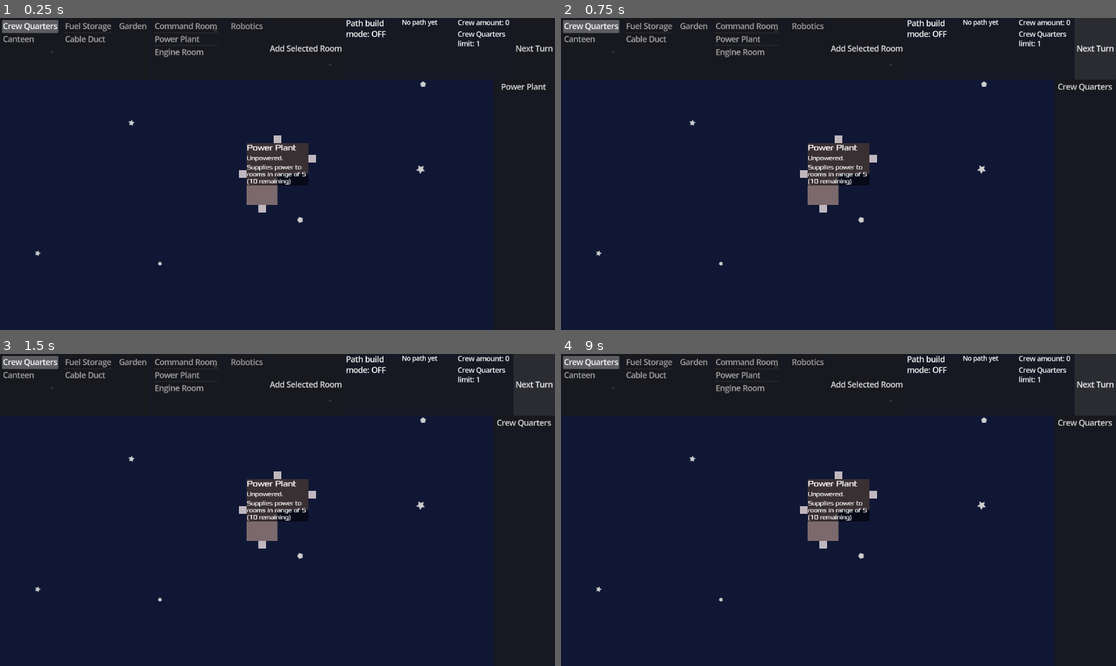
Above: before the commit, frames 1-4 (two rows, left to right).
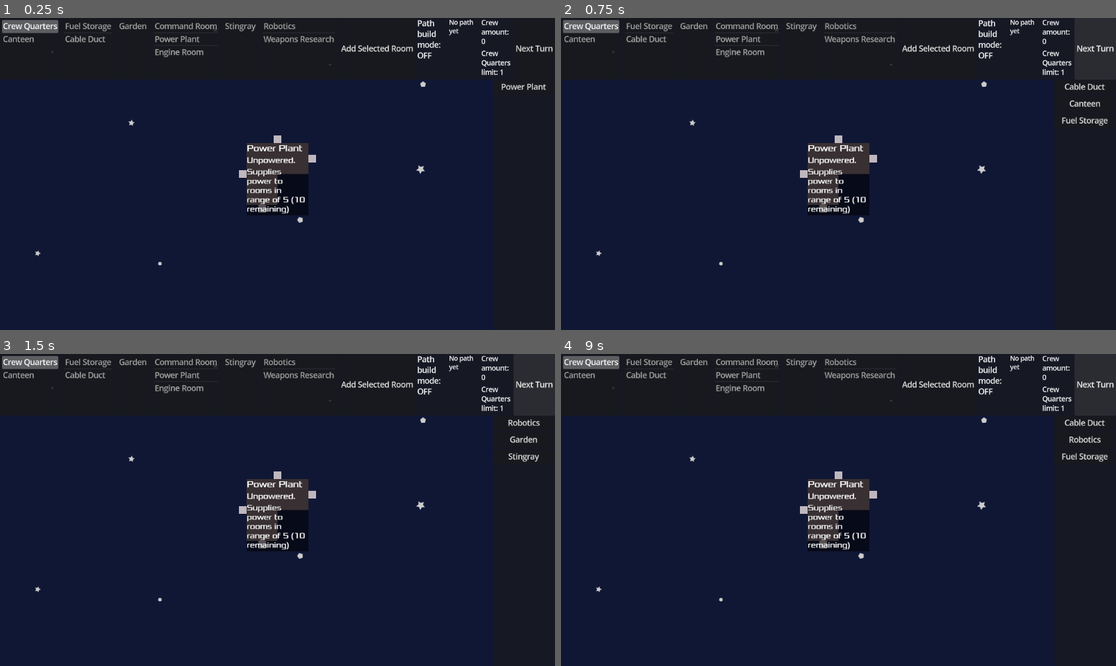
Above: after the commit, the same moments.

Repository: juhanikat/mothership
Game: Godot game, scene res://scenes/main.tscn
Two runs of this game, one before a commit and one after it. Both use one fixed random seed, a clock stepped at 60 frames per second and the inputs below.
Inputs:
- Up to frame 1 (0.25 s): no input
- Up to frame 2 (0.75 s): click "Next Turn" at 0.5 s
- Up to frame 3 (1.5 s): click "Next Turn" at 1.25 s
- Up to frame 4 (9 s): click "Crew Quarters" (after the commit: "Stingray") at 2 s; click "Add Selected Room" at 2.75 s; click "Crew Quarters" (after the commit: "Robotics") at 3.5 s; click "Crew Quarters" (after the commit: "Garden") at 4.25 s; click "Add Selected Room" at 5 s; click "Crew Quarters" (after the commit: "Robotics") at 5.75 s; click "Crew Quarters" (after the commit: "Garden") at 6.5 s; click "Crew Quarters" (after the commit: "Stingray") at 7.25 s; click "Add Selected Room" at 8 s; click "Next Turn" at 8.75 s

The runs differ from the first frame. In frame 1, 3.1% of the frame differs, in the area x 40-92%, y 0-64%; in frame 2, 3.4%; in frame 3, 3.3%; in frame 4, 3.4%, in the area x 40-100%, y 0-64%.

Commit message:
add navigation region for entire map with holes for rooms

Diff:
--- a/RoomData.gd
+++ b/RoomData.gd
@@ -2,10 +2,13 @@
 class_name RoomData
 
 
+enum RoomShape {LShape, SmallSquareShape, BigSquareShape, LongHallwayShape}
+enum RoomType {
+	COMMAND_ROOM, POWER_PLANT, ENGINE_ROOM, FUEL_STORAGE, CREW_QUARTERS,
+	CANTEEN, GARDEN, ROBOTICS, WEAPONS_RESEARCH, STINGRAY, CABLE_DUCT
+}
+enum RoomCategory {CREW_ROOM, MAINTENANCE_ROOM, RESEARCH_ROOM, COMBAT_ROOM, LUXURY_ROOM, SPECIAL_ROOM}
 
-enum RoomShape {LShape, SmallSquareShape, BigSquareShape, LongHallwayShape}
-enum RoomType {COMMAND_ROOM, POWER_PLANT, ENGINE_ROOM, FUEL_STORAGE, CREW_QUARTERS, CANTEEN, GARDEN, ROBOTICS, CABLE_DUCT}
-enum RoomCategory {CREW_ROOM, MAINTENANCE_ROOM, RESEARCH_ROOM, COMBAT_ROOM, LUXURY_ROOM, SPECIAL_ROOM}
 
 const room_colors = {
 	RoomCategory.CREW_ROOM: Color(0.212, 0.561, 0.812),
@@ -14,6 +17,34 @@
 	RoomCategory.COMBAT_ROOM: Color(0.681, 0.257, 0.219),
 	RoomCategory.LUXURY_ROOM: Color(0.394, 0.834, 0.113),
 	RoomCategory.SPECIAL_ROOM: Color(0.904, 0.741, 0.651)
+	}
+
+
+## Maps the shape of a room to the top left corner of the room the info should be.
+const room_info_pos = {
+	RoomShape.LShape: Vector2(-64, -64),
+	RoomShape.SmallSquareShape: Vector2(-32, -32),
+	RoomShape.BigSquareShape: Vector2(-64, -64),
+	RoomShape.LongHallwayShape: Vector2(-192, -32)
+}
+
+
+## Maps a RoomShape to an Array containing the locations of its connectors.
+## NOTE: Add some offset to these so the rooms are not adjacent when snapped,
+## otherwise room area detection does not work!
+const room_connectors = {
+	RoomShape.LShape: [Vector2(0, -72), Vector2(72, -32), Vector2(-32, 72), Vector2(-72, 0)],
+	RoomShape.SmallSquareShape: [Vector2(0, -40),Vector2(40, 0), Vector2(0, 40), Vector2(-40, 0)],
+	RoomShape.BigSquareShape: [Vector2(0, -72), Vector2(72, 0), Vector2(0, 72), Vector2(-72, 0)],
+	RoomShape.LongHallwayShape: [Vector2(-200, 0), Vector2(200, 0)]
+}
+
+# Contains the positions of Area2Ds which are used as the direction a room faces.
+# These are in clockwise order: (up, right, down left).
+# For example, a turret might have its facing value set to "up", in which case
+# the first vector value is used.
+const room_facing_boxes = {
+	RoomShape.SmallSquareShape: [Vector2(0, -24),Vector2(24, 0), Vector2(0, 24), Vector2(-24, 0)]
 	}
 
 
@@ -27,8 +58,11 @@
 	RoomType.CANTEEN: _canteen_data,
 	RoomType.GARDEN: _garden_data,
 	RoomType.ROBOTICS: _robotics_data,
+	RoomType.WEAPONS_RESEARCH: _weapons_research_data,
 	RoomType.CABLE_DUCT: _cable_duct_data,
+	RoomType.STINGRAY: _stingray_data
 }
+
 
 ## TODO: Use classes instead of dicts here to get autocomplete?
 const _command_room_data: Dictionary[String, Variant] = {
@@ -96,7 +130,8 @@
 	"room_desc": "Raises your crew quarter limit by 2.",
 	"room_category": RoomCategory.LUXURY_ROOM,
 	"power_usage": 0,
-	"crew_quarters_limit_increase": 2
+	"crew_quarters_limit_increase": 2,
+	"always_activated": true
 }
 
 const _robotics_data: Dictionary[String, Variant] = {
@@ -107,20 +142,19 @@
 	"power_usage": 1
 }
 
-## Maps the shape of a room to the top left corner of the room the info should be.
-const room_info_pos = {
-	RoomShape.LShape: Vector2(-64, -64),
-	RoomShape.SmallSquareShape: Vector2(-32, -32),
-	RoomShape.BigSquareShape: Vector2(-64, -64),
-	RoomShape.LongHallwayShape: Vector2(-192, -32)
+const _weapons_research_data: Dictionary[String, Variant] = {
+	"room_name": "Weapons Research",
+	"room_shape": RoomShape.LShape,
+	"room_desc": "Unlocks new combat rooms.",
+	"room_category": RoomCategory.RESEARCH_ROOM,
+	"power_usage": 1
 }
 
-## Maps a RoomShape to an Array containing the locations of its connectors.
-## NOTE: Add some offset to these so the rooms are not adjacent when snapped,
-## otherwise room area detection does not work!
-const room_connectors = {
-	RoomShape.LShape: [Vector2(0, -72), Vector2(72, -32), Vector2(-32, 72), Vector2(-72, 0)],
-	RoomShape.SmallSquareShape: [Vector2(0, -40),Vector2(40, 0), Vector2(0, 40), Vector2(-40, 0)],
-	RoomShape.BigSquareShape: [Vector2(0, -72), Vector2(72, 0), Vector2(0, 72), Vector2(-72, 0)],
-	RoomShape.LongHallwayShape: [Vector2(-200, 0), Vector2(200, 0)]
+const _stingray_data: Dictionary[String, Variant] = {
+	"room_name": "Stingray",
+	"room_shape": RoomShape.SmallSquareShape,
+	"room_desc": "Weapon. Shoots 1 column in front.",
+	"room_category": RoomCategory.COMBAT_ROOM,
+	"power_usage": 1,
+	"facing": "up"
 }
--- a/captain/CaptainData.gd
+++ b/captain/CaptainData.gd
@@ -10,16 +10,21 @@
 enum StartingOrder {POWER_PLANT_ORDER, ENGINE_ROOM_ORDER, FUEL_STORAGE_ORDER, COMMAND_ROOM_ORDER}
 
 # The normal orders.
-enum Order {NEUTRAL_ORDER, CREW_ORDER}
+enum Order {NEUTRAL_ORDER, COMBAT_ORDER, CREW_ORDER}
 
 const ROOMS = RoomData.RoomType
+# If an order has a "room_category" array, then any room that is in those categories can appear.
+# Some rooms have a special key (in RoomData) that excludes them from this?
+const ROOM_CATEGORIES = RoomData.RoomCategory
 
 
 
 ## Use these in other scripts.
 const starting_orders = [_power_plant_order, _engine_room_order, _fuel_storage_order, _command_room_order]
 
-const orders = {Order.NEUTRAL_ORDER: _neutral_order}
+const orders = {Order.NEUTRAL_ORDER: _neutral_order,
+				Order.COMBAT_ORDER: _neutral_order
+				}
 
 
 
@@ -46,6 +51,20 @@
 
 const _neutral_order = {
 	"description": "The Captain has no orders for you. Choose the room you think would best fit our current situation.",
-	"rooms": [ROOMS.CREW_QUARTERS],
+	"room_categories": [
+		ROOM_CATEGORIES.CREW_ROOM,
+		ROOM_CATEGORIES.MAINTENANCE_ROOM,
+		ROOM_CATEGORIES.COMBAT_ROOM,
+		ROOM_CATEGORIES.RESEARCH_ROOM,
+		ROOM_CATEGORIES.LUXURY_ROOM
+	],
 	"choose_from": 3
 	}
+
+const _combat_order = {
+	"description": "The Captain has no orders for you. Choose the room you think would best fit our current situation.",
+	"rooms": [
+		ROOMS.CREW_QUARTERS,
+	],
+	"choose_from": 3
+	}
--- a/captain/CaptainFunctions.gd
+++ b/captain/CaptainFunctions.gd
@@ -36,14 +36,22 @@
 	var new_order: Dictionary = orders[shuffled_keys[0]].duplicate(true)
 
 	var room_data_array = []
-	for room_enum in new_order.rooms:
-		room_data_array.append(RoomData.room_data[room_enum])
+
+	if "room_categories" in new_order:
+		# if order has categories instead of specific rooms
+		for room_data_dict in RoomData.room_data.values():
+			if room_data_dict["room_category"] in new_order.room_categories:
+				room_data_array.append(room_data_dict)
+	else:
+		for room_enum in new_order.rooms:
+			room_data_array.append(RoomData.room_data[room_enum])
 
 	if "choose_from" in new_order:
 		room_data_array.shuffle()
 		room_data_array = room_data_array.slice(0, new_order["choose_from"])
 
 	new_order.erase("rooms")
+	new_order.erase("room_categories")
 	new_order["selected_rooms"] = room_data_array
 	starting_order_history.append(new_order)
 	return new_order
--- a/room/RoomConnections.gd
+++ b/room/RoomConnections.gd
@@ -112,3 +112,10 @@
 	if closest_pair:
 		return closest_pair
 	return []
+
+
+## Tries to find a path from a connector (the connector the room is facing towards) to a position outside the ship,
+## Without passing through any rooms or connectors.
+## If a path cannot be found, returns false.
+static func facing_outside(connector: Connector, destination: Vector2) -> bool:
+	return false
--- a/room/room.gd
+++ b/room/room.gd
@@ -12,6 +12,8 @@
 @export var room_area: Area2D # actual CollisionPolygon of the room
 @export var polygon: CollisionPolygon2D # actual CollisionPolygon of the room
 @export var all_room_shapes: Area2D # all possible room types are children of this node
+
+@export var facing_area: Area2D # if room data has a facing property, this area marks the side the room is facing.
 
 @onready var room_shapes: Dictionary[RoomShape, PackedVector2Array]
 @onready var main: Main = get_tree().root.get_node("Main")
@@ -75,6 +77,21 @@
 
 	# creates and shapes the NavigationRegion for the room.
 	create_navigation_region()
+
+	if "facing" in _data:
+		facing_area.show()
+		match _data.facing:
+			"up":
+				facing_area.position = RoomData.room_facing_boxes[_shape][0]
+			"right":
+				facing_area.position = RoomData.room_facing_boxes[_shape][1]
+			"down":
+				facing_area.position = RoomData.room_facing_boxes[_shape][2]
+			"left":
+				facing_area.position = RoomData.room_facing_boxes[_shape][3]
+
+
+
 
 	GlobalSignals.room_connected.connect(_on_room_connected)
 
@@ -218,12 +235,14 @@
 		adjacent_rooms.append(other_room)
 		# TODO: fix this, looks ugly and uses _data which should be private
 		room_info.update_adjacent_rooms_label(adjacent_rooms)
+		main.cut_room_shape_from_nav_region(self, get_own_connectors())
 	elif connector2 in get_own_connectors():
 		locked = true
 		var other_room = connector1.get_parent_room()
 		adjacent_rooms.append(other_room)
 		room_info.update_adjacent_rooms_label(adjacent_rooms)
 		connector2.delete_navigation_region()
+		main.cut_room_shape_from_nav_region(self, get_own_connectors())
 
 		## TODO: ??? Is this necessary, or in the right place?
 		await get_tree().physics_frame
--- a/room/room.tscn
+++ b/room/room.tscn
@@ -1,8 +1,11 @@
-[gd_scene load_steps=2 format=3 uid="uid://b5dj4e3qdd2f6"]
+[gd_scene load_steps=3 format=3 uid="uid://b5dj4e3qdd2f6"]
 
 [ext_resource type="Script" uid="uid://bniolhgkcwsnj" path="res://room/room.gd" id="1_ppkfq"]
 
-[node name="Room" type="Node2D" node_paths=PackedStringArray("texture_polygon", "nav_region", "nav_agent", "connectors_node", "room_area", "polygon", "all_room_shapes") groups=["Room", "RoomArea"]]
+[sub_resource type="RectangleShape2D" id="RectangleShape2D_ppkfq"]
+size = Vector2(16, 16)
+
+[node name="Room" type="Node2D" node_paths=PackedStringArray("texture_polygon", "nav_region", "nav_agent", "connectors_node", "room_area", "polygon", "all_room_shapes", "facing_area") groups=["Room", "RoomArea"]]
 script = ExtResource("1_ppkfq")
 texture_polygon = NodePath("TexturePolygon")
 nav_region = NodePath("NavigationRegion2D")
@@ -11,6 +14,7 @@
 room_area = NodePath("RoomArea")
 polygon = NodePath("RoomArea/Polygon")
 all_room_shapes = NodePath("AllRoomShapes")
+facing_area = NodePath("FacingArea")
 
 [node name="TexturePolygon" type="Polygon2D" parent="."]
 color = Color(0.884932, 0.78636, 0.391851, 1)
@@ -35,6 +39,7 @@
 polygon = PackedVector2Array(-64, -64, 64, -64, 64, 64, -64, 64)
 
 [node name="LongHallwayShapePolygon" type="CollisionPolygon2D" parent="AllRoomShapes"]
+visible = false
 polygon = PackedVector2Array(-192, -16, -192, 16, 192, 16, 192, -16)
 
 [node name="NavigationRegion2D" type="NavigationRegion2D" parent="."]
@@ -45,6 +50,12 @@
 
 [node name="Connectors" type="Node2D" parent="."]
 
+[node name="FacingArea" type="Area2D" parent="."]
+visible = false
+
+[node name="CollisionShape2D" type="CollisionShape2D" parent="FacingArea"]
+shape = SubResource("RectangleShape2D_ppkfq")
+
 [connection signal="area_entered" from="RoomArea" to="." method="_on_room_area_area_entered"]
 [connection signal="area_exited" from="RoomArea" to="." method="_on_room_area_area_exited"]
 [connection signal="mouse_entered" from="RoomArea" to="." method="_on_room_area_mouse_entered"]
--- a/room/room_info.tscn
+++ b/room/room_info.tscn
@@ -33,7 +33,7 @@
 layout_mode = 2
 mouse_filter = 2
 theme_override_fonts/normal_font = ExtResource("2_jskd8")
-theme_override_font_sizes/normal_font_size = 16
+theme_override_font_sizes/normal_font_size = 18
 text = "room name"
 fit_content = true
 
@@ -41,7 +41,7 @@
 layout_mode = 2
 mouse_filter = 2
 theme_override_fonts/normal_font = ExtResource("2_jskd8")
-theme_override_font_sizes/normal_font_size = 12
+theme_override_font_sizes/normal_font_size = 16
 text = "power usage"
 fit_content = true
 
@@ -49,7 +49,7 @@
 layout_mode = 2
 mouse_filter = 2
 theme_override_fonts/normal_font = ExtResource("2_jskd8")
-theme_override_font_sizes/normal_font_size = 12
+theme_override_font_sizes/normal_font_size = 16
 fit_content = true
 
 [node name="AdjacentRoomsLabel" type="RichTextLabel" parent="VBoxContainer"]
@@ -57,7 +57,7 @@
 layout_mode = 2
 mouse_filter = 2
 theme_override_fonts/normal_font = ExtResource("2_jskd8")
-theme_override_font_sizes/normal_font_size = 12
+theme_override_font_sizes/normal_font_size = 16
 fit_content = true
 
 [node name="DescriptionLabel" type="RichTextLabel" parent="VBoxContainer"]
@@ -65,7 +65,7 @@
 layout_mode = 2
 mouse_filter = 2
 theme_override_fonts/normal_font = ExtResource("2_jskd8")
-theme_override_font_sizes/normal_font_size = 12
+theme_override_font_sizes/normal_font_size = 16
 text = "test popup
 fsfsffe
 fefefefFEWFEWF
--- a/scenes/main.gd
+++ b/scenes/main.gd
@@ -3,6 +3,9 @@
 
 
 @export var camera: Camera2D
+
+@export var nav_region: NavigationRegion2D
+
 @export var nav_actor: Node2D
 @export var nav_agent: NavigationAgent2D
 @export var path_line: Line2D
@@ -169,6 +172,34 @@
 	room_selection.add_room_buttons(possible_rooms)
 
 
+func cut_room_shape_from_nav_region(room: Room, connectors: Array[Connector]) -> void:
+	var room_polygon = room.polygon.polygon
+	var global_room_polygon = []
+	var nav_obstacle
+	for point in room_polygon:
+		global_room_polygon.append(point + room.global_position)
+
+	nav_obstacle = NavigationObstacle2D.new()
+	nav_obstacle.vertices = global_room_polygon
+	nav_obstacle.affect_navigation_mesh = true
+	nav_region.add_child(nav_obstacle)
+
+	for connector in connectors:
+		var connector_polygon = connector.collision_polygon.polygon
+		var global_connector_polygon = []
+		for point in connector_polygon:
+			global_connector_polygon.append(point + connector.global_position)
+
+		nav_obstacle = NavigationObstacle2D.new()
+		nav_obstacle.vertices = global_connector_polygon
+		nav_obstacle.affect_navigation_mesh = true
+		nav_region.add_child(nav_obstacle)
+
+	if nav_region.is_baking():
+		await nav_region.bake_finished
+	nav_region.bake_navigation_polygon()
+
+
 func _on_crew_added(amount: int) -> void:
 	total_crew += amount
 
--- a/scenes/main.tscn
+++ b/scenes/main.tscn
@@ -1,13 +1,20 @@
-[gd_scene load_steps=5 format=3 uid="uid://ony8uad06hvx"]
+[gd_scene load_steps=6 format=3 uid="uid://ony8uad06hvx"]
 
 [ext_resource type="Script" uid="uid://6umoox1qwm3k" path="res://scenes/main.gd" id="1_0wfyh"]
 [ext_resource type="PackedScene" uid="uid://d1spf4ifa2e2j" path="res://scenes/hud.tscn" id="2_0wfyh"]
 [ext_resource type="PackedScene" uid="uid://bha52nfpavehy" path="res://captain/room_selection.tscn" id="3_sugp2"]
 [ext_resource type="Texture2D" uid="uid://cnhvdsmq3pdln" path="res://inkscape files/background.png" id="4_jyhfs"]
 
-[node name="Main" type="Node2D" node_paths=PackedStringArray("camera", "nav_actor", "nav_agent", "path_line", "room_nodes", "room_info_nodes", "room_selection")]
+[sub_resource type="NavigationPolygon" id="NavigationPolygon_jyhfs"]
+vertices = PackedVector2Array(1462, 1078, -374, 1078, -374, -310, 1462, -310)
+polygons = Array[PackedInt32Array]([PackedInt32Array(0, 1, 2, 3)])
+outlines = Array[PackedVector2Array]([PackedVector2Array(-384, -320, -384, 1088, 1472, 1088, 1472, -320)])
+agent_radius = 5.0
+
+[node name="Main" type="Node2D" node_paths=PackedStringArray("camera", "nav_region", "nav_actor", "nav_agent", "path_line", "room_nodes", "room_info_nodes", "room_selection")]
 script = ExtResource("1_0wfyh")
 camera = NodePath("Camera2D")
+nav_region = NodePath("NavigationRegion2D")
 nav_actor = NodePath("NavActor")
 nav_agent = NodePath("NavActor/NavigationAgent")
 path_line = NodePath("PathLine")
@@ -46,3 +53,6 @@
 anchors_preset = 0
 offset_right = 40.0
 offset_bottom = 40.0
+
+[node name="NavigationRegion2D" type="NavigationRegion2D" parent="."]
+navigation_polygon = SubResource("NavigationPolygon_jyhfs")
